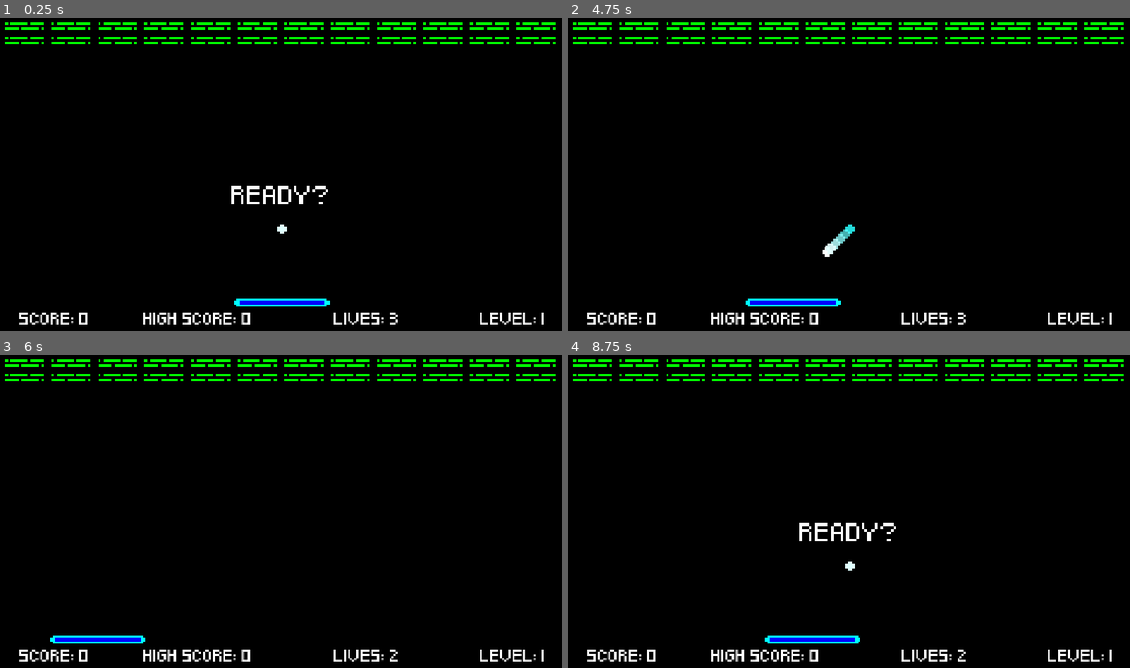
Above: before the commit, frames 1-4 (two rows, left to right).
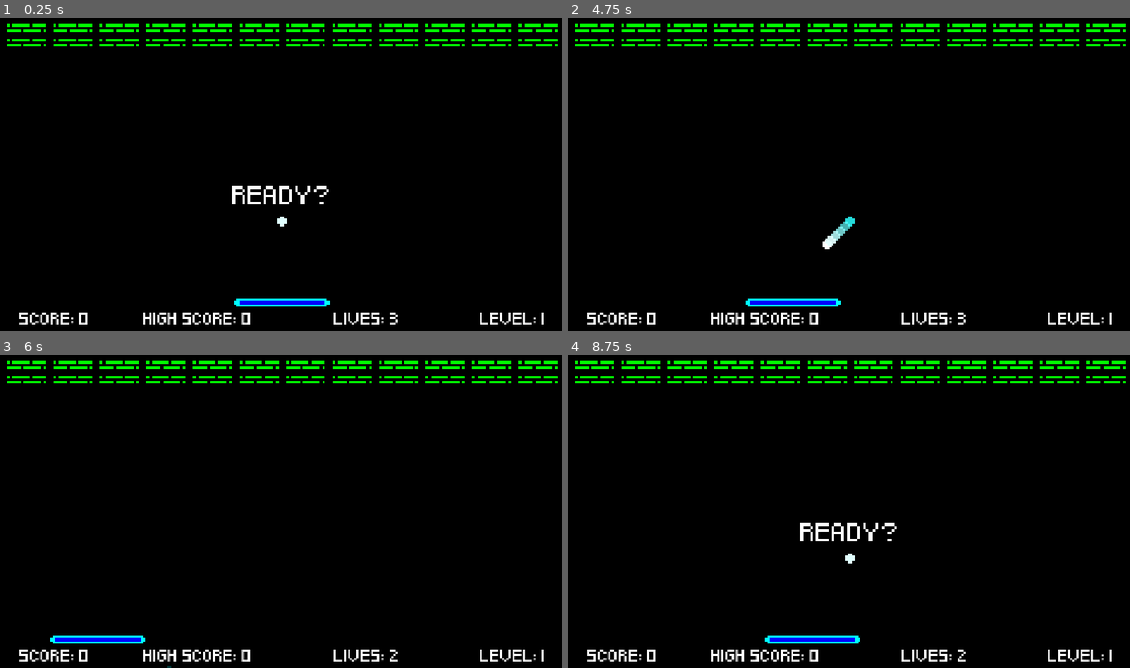
Above: after the commit, the same moments.

Repository: PowerSurge9905/retro-arcade-games
Game: Godot game, scene res://scenes/level.tscn
The game is run twice, just before and just after one commit, with the same random seed, the same clock (stepped at 60 frames per second) and the same inputs.
Inputs:
- Up to frame 1 (0.25 s): no input
- Up to frame 2 (4.75 s): tap Enter at 0.5, 2, 4.25 s; hold Right (ui_right) 0.53-1.28 s; tap Space at 1.25, 3.5 s; hold Left (ui_left) 1.28-2.03 s; hold Right (ui_right) 2.03-2.78 s; hold Up (ui_up) 2.78-3.53 s; hold Left (ui_left) from 3.53 s (still down); tap Escape (pause) at 4.15 s
- Up to frame 3 (6 s): release Left (ui_left) at 5.78 s; hold Right (ui_right) from 5.78 s (still down)
- Up to frame 4 (8.75 s): release Right (ui_right) at 6.53 s; hold Up (ui_up) 6.53-7.28 s; tap Space at 7.25 s; hold Right (ui_right) 7.28-8.03 s; hold Left (ui_left) from 8.03 s (still down)

The runs differ from the first frame. In frame 1, 4.1% of the frame differs, in the area x 0-100%, y 1-69%; in frame 2, 4.2%, in the area x 0-100%, y 1-77%; in frame 3, 3.9%; in frame 4, 4.1%.

Commit message:
Bug Fixes & Various Minor Changes
Gameplay Changes:
- Changed ball position to be centered
- Changed brick spacing to be more equally spaced at the margins

Bug fixes:
- Fixed an issue where the pause menu could be brought up at the same time as the countdown

Visual Changes:
- Changed pause menu position to be centered
- Changed countdown position to be centered
- Changed level cleared message position to be centered

Misc.:
- Removed a line of code in level.gd that unnecessarily set the pause menu to be visible

Diff:
--- a/breakout/scenes/pause_menu.tscn
+++ b/breakout/scenes/pause_menu.tscn
@@ -9,9 +9,10 @@
 [node name="PauseMenu" type="Control"]
 process_mode = 3
 layout_mode = 3
-anchors_preset = 15
-anchor_right = 1.0
-anchor_bottom = 1.0
+anchor_right = 0.101
+anchor_bottom = 0.102000006
+offset_right = -0.352005
+offset_bottom = -0.09600067
 grow_horizontal = 2
 grow_vertical = 2
 script = ExtResource("1_kukqi")
@@ -53,7 +54,7 @@
 
 [node name="CountdownContainer" type="MarginContainer" parent="."]
 layout_mode = 0
-offset_left = -94.0
+offset_left = -92.0
 offset_top = -3.0
 offset_right = 208.0
 offset_bottom = 43.0
--- a/breakout/scripts/ball.gd
+++ b/breakout/scripts/ball.gd
@@ -15,6 +15,8 @@
 # Gives the ball velocity, allows the countdown to play,
 # then activates the ball and gives the player control over the paddle
 func _ready() -> void:
+	position = $"../Camera2D".position
+	position.y += 100
 	velocity = Vector2(speed * -1, speed)
 	await get_tree().create_timer(4.5).timeout
 	is_active = true
@@ -73,8 +75,8 @@
 
 # Returns the ball to its starting position
 func toCenter():
-	position.x = 576
-	position.y = 440
+	position = $"../Camera2D".position
+	position.y += 100
 	velocity = Vector2(speed * -1, speed)
 
 # Subtracts one life, returns ball to center, starts countdown
@@ -98,6 +100,7 @@
 
 # Detects if the ball touches the bottom of the screen
 func _on_death_plane_body_entered(_body: Node2D) -> void:
+	GameManager.canPause = false
 	if GameManager.lives == 1:
 		gameOver()
 	else:
--- a/breakout/scripts/level.gd
+++ b/breakout/scripts/level.gd
@@ -8,11 +8,10 @@
 # as well as how far from the edge of the screen they should be (in pixels)
 var columns = GameManager.columns
 var rows = GameManager.rows + GameManager.level - 1
-var margin = 50
+var margin = 54
 
 # Runs setupLevel() upon the game starting
 func _ready() -> void:
-	$CanvasLayer/PauseMenu.visible = true
 	setupLevel()
 
 # Places the bricks in the level
--- a/breakout/scripts/pause_menu.gd
+++ b/breakout/scripts/pause_menu.gd
@@ -2,6 +2,8 @@
 
 # Hides the pause menu and countdown on start, then starts countdown
 func _ready() -> void:
+	position = $"../../Camera2D".position
+	position.x -= 116
 	$PauseContainer.visible = false
 	$CountdownContainer.visible = false
 	countdown()
